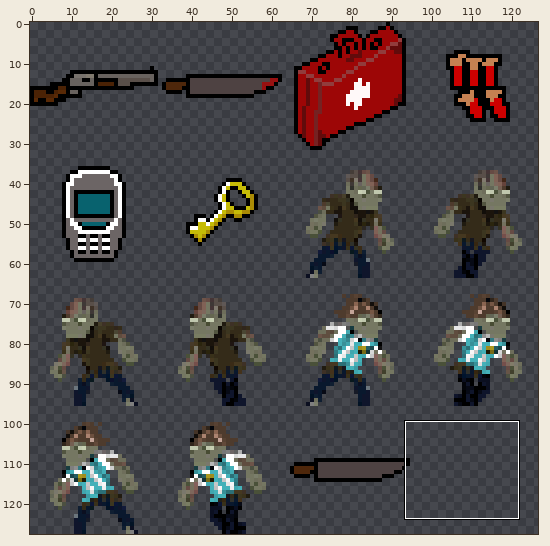
One commit to this sprite sheet: iti2024/zoilo/cosas.png. The picture above shows the old version from afar; the outline marks the close-up.
Close-up. Before the commit:
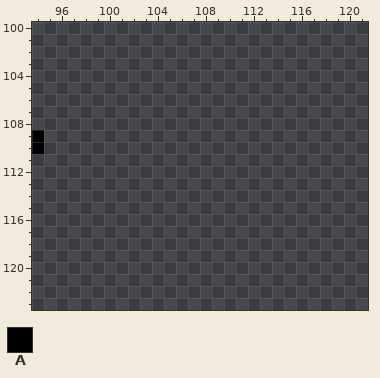
The file is 128x128 pixels. Colours within 5 levels of each other are drawn and written as one. Shown: x 94..121, y 100..123. The wide view leaves out empty margins.
Palette (. is transparent): A #000000
Pixels before, first column x 94:
109 A
110 A
Once edited:
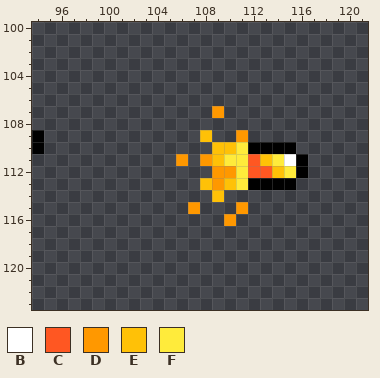
Colours new in this view: B #ffffff  C #ff5722  D #ff9800  E #ffc107  F #ffeb3b
From old to new:
y 107: x 109 . -> D
y 109: x 108 . -> E; x 111 . -> D
y 110: x 109..115 ....... -> EEFAAAA
y 111: x 106 . -> D; x 108..116 ......... -> DEFFCEFBA
y 112: x 109..116 ........ -> DDFCCEFA
y 113: x 108..115 ........ -> EDEFAAAA
y 114: x 109 . -> E
y 115: x 107 . -> D; x 111 . -> D
y 116: x 110 . -> D
